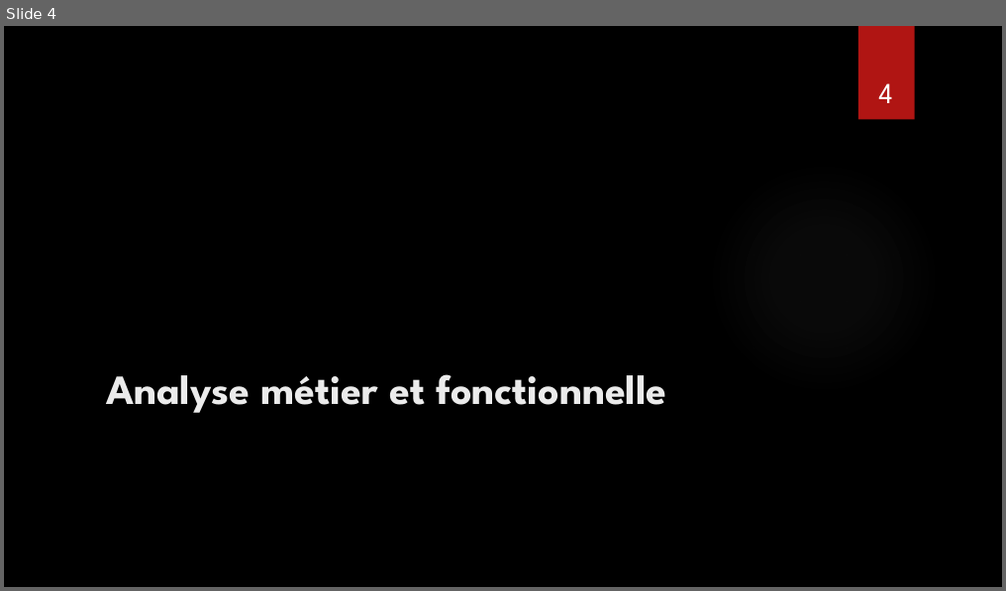
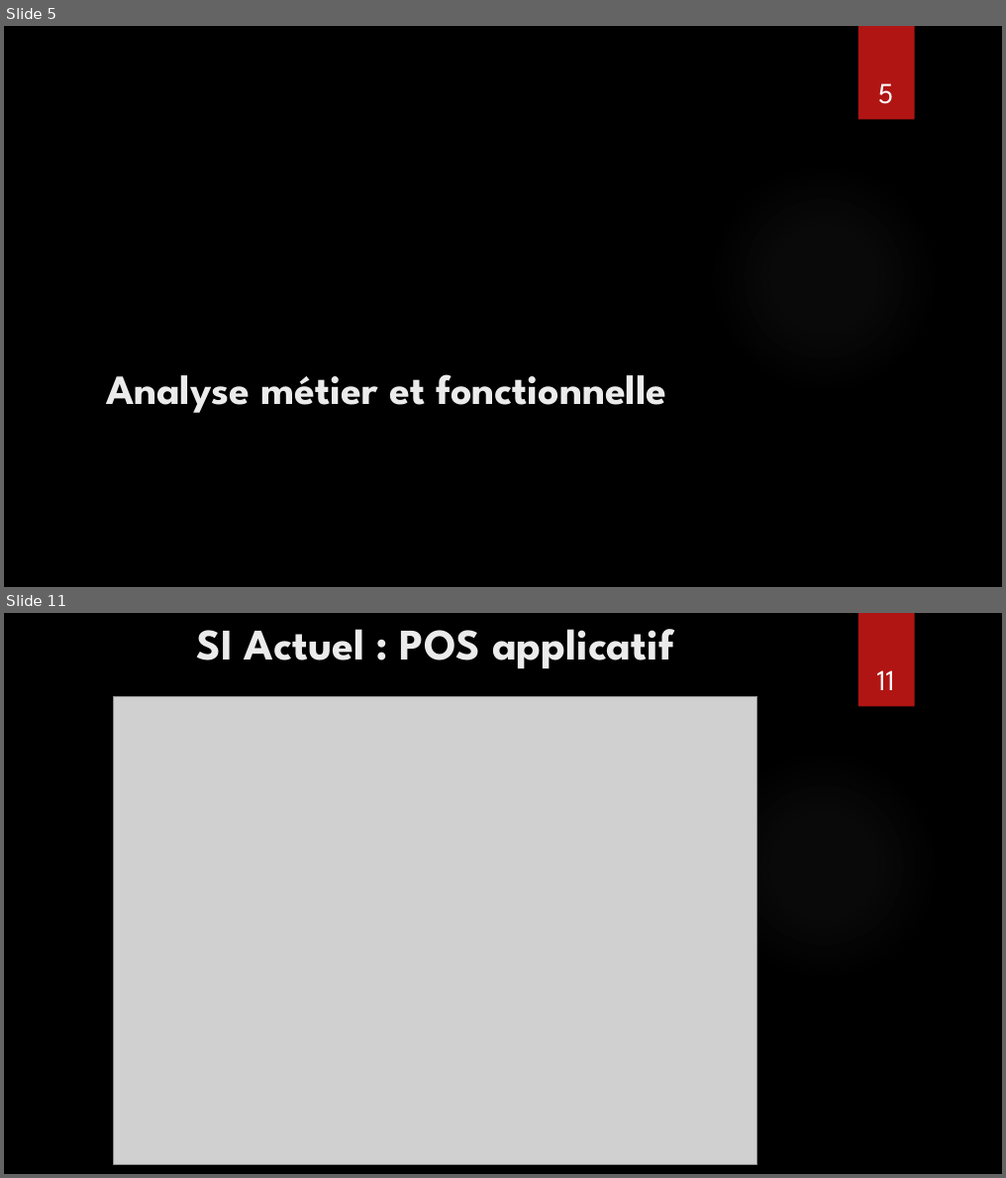
Before and after one commit to CNAM-MPIR/210_Project, a slide deck: Project/MPI_NPE_Presentation NFE210.pptx. Shown one above the other, each under a label of ours: slide 4 before the commit, slides 5 and 11 after it; the slides between them are not shown. The pictures are 1006x591 and 1006x1178 pixels, drawn with LibreOffice and Linux fonts; fonts in the diff are those of the drawing; grey boxes stand for pictures; background and template pictures are left out. Boxes give left, top, right and bottom in pixels: in the first picture for what was removed or moved away, otherwise in the second. Text is boxed around its words. In the diff, an @@ line names an element or a change of style, - is before the commit and + after.

```diff
--- a/Project/MPI_NPE_Presentation NFE210.pptx
+++ b/Project/MPI_NPE_Presentation NFE210.pptx
@@ slide 11 added at bbox=[4, 613, 1002, 1174], background picture (left out); not listed: 2 template elements that a slide beside it also shows @@
@@ title added at bbox=[197, 629, 674, 668], 42 pt, text #EBEBEB, bold @@
+SI Actuel : POS applicatif
@@ page number added at bbox=[877, 670, 895, 690], 28 pt, text #FFFFFF @@
+11
@@ picture added at bbox=[114, 696, 757, 1164] @@
@@ what was slide 4 is now slide 5 @@
@@ page number at bbox=[878, 83, 893, 104]: text changed @@
-4
+5
```
Also in this commit, not shown: 7 slides changed, 9 other slides added, 4 slides removed, 2 other files.
